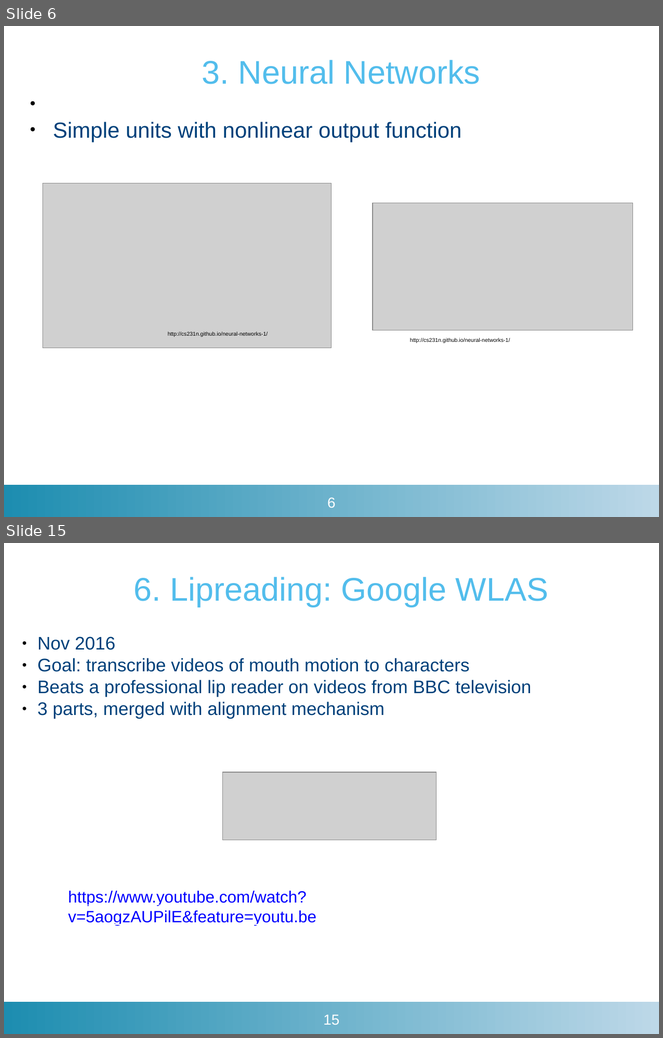
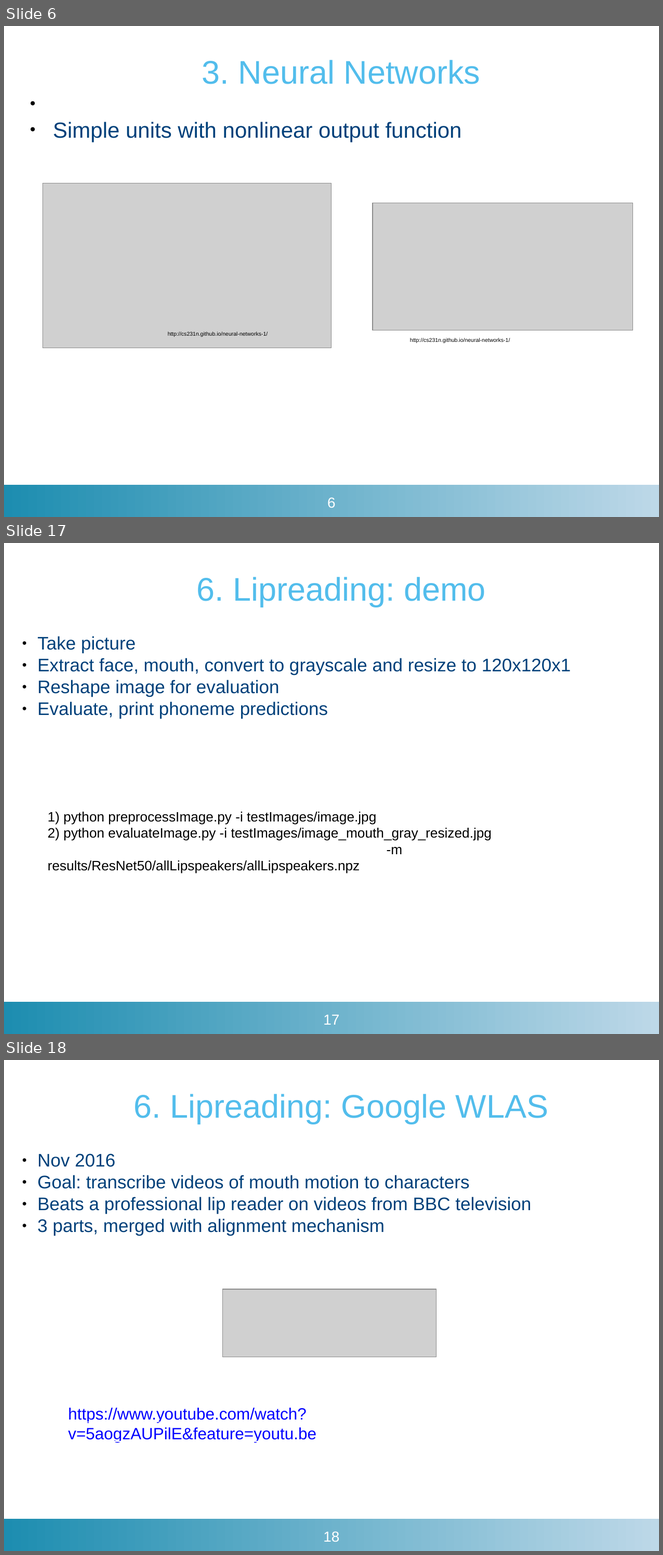
Before and after one commit to matthijsvk/convNets, a slide deck: report/tussentijdse/convNetsSR21dec2017.pptx. Shown one above the other, each under a label of ours: slides 6 and 15 before the commit, slides 6, 17 and 18 after it; the slides between them are not shown. The pictures are 663x1038 and 663x1555 pixels, drawn with LibreOffice and Linux fonts; fonts in the diff are those of the drawing; grey boxes stand for pictures; background and template pictures are left out. Boxes give left, top, right and bottom in pixels: in the first picture for what was removed or moved away, otherwise in the second. Text is boxed around its words. In the diff, an @@ line names an element or a change of style, - is before the commit and + after.

Commit message:
live demo now working

```diff
--- a/report/tussentijdse/convNetsSR21dec2017.pptx
+++ b/report/tussentijdse/convNetsSR21dec2017.pptx
@@ slide 17 added at box(4, 543, 659, 1034), background #FFFFFF; not listed: 1 template element that a slide beside it also shows @@
@@ text added at box(196, 577, 486, 607), 36 pt, text #52BDEC @@
+6. Lipreading: demo
@@ text added at box(37, 636, 571, 719), 20 pt, text #00407A @@
+● Take picture
+● Extract face, mouth, convert to grayscale and resize to 120x120x1
+● Reshape image for evaluation
+● Evaluate, print phoneme predictions
@@ text added at box(48, 812, 492, 874), 15 pt, text #000000 @@
+1) python preprocessImage.py -i testImages/image.jpg
+2) python evaluateImage.py -i testImages/image_mouth_gray_resized.jpg
+-m results/ResNet50/allLipspeakers/allLipspeakers.npz
@@ page number added at box(323, 1015, 339, 1025), 16 pt, text #FFFFFF @@
+17
@@ what was slide 15 is now slide 18 @@
@@ page number at box(323, 1532, 339, 1542): text changed @@
-15
+18
```
Also in this commit, not shown: 9 slides changed, 2 other slides added, 33 other files.
